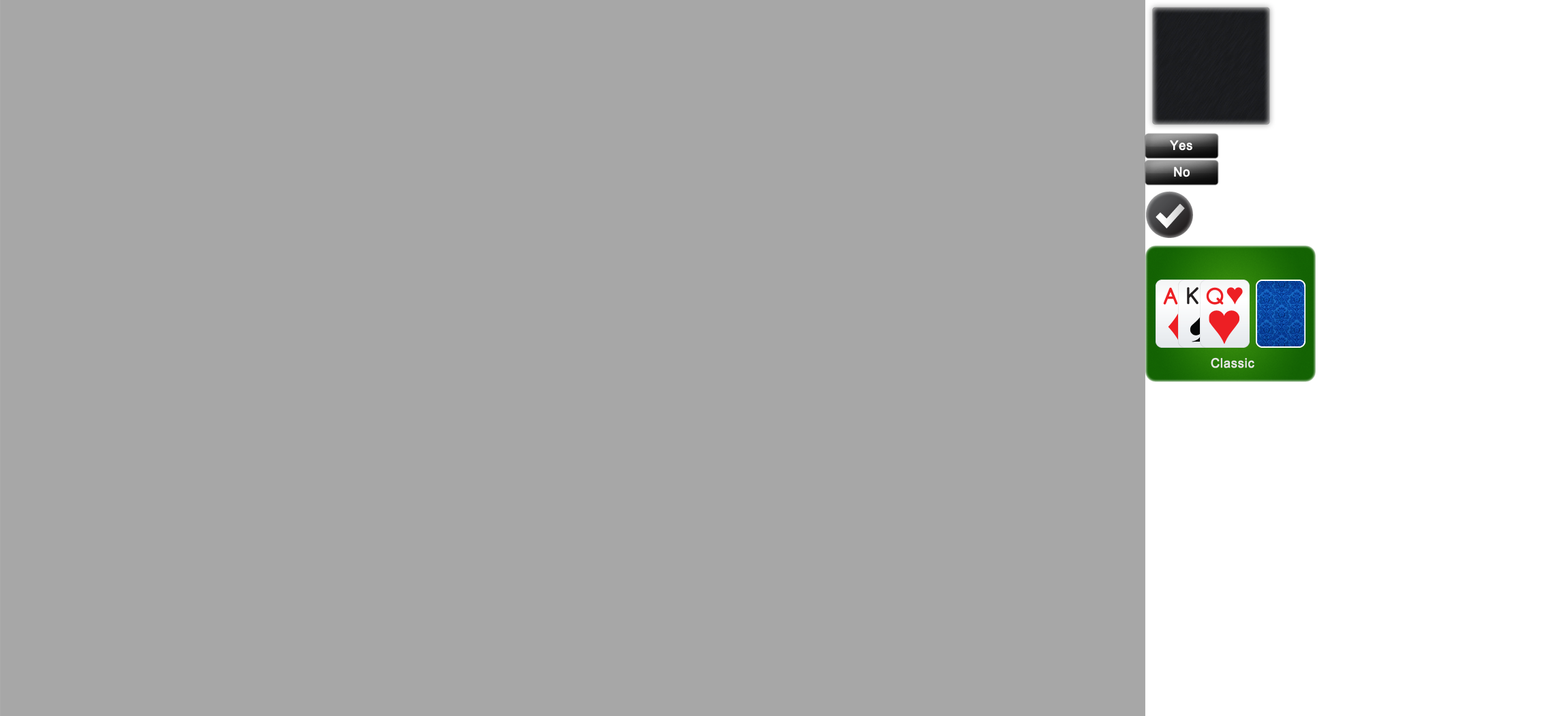
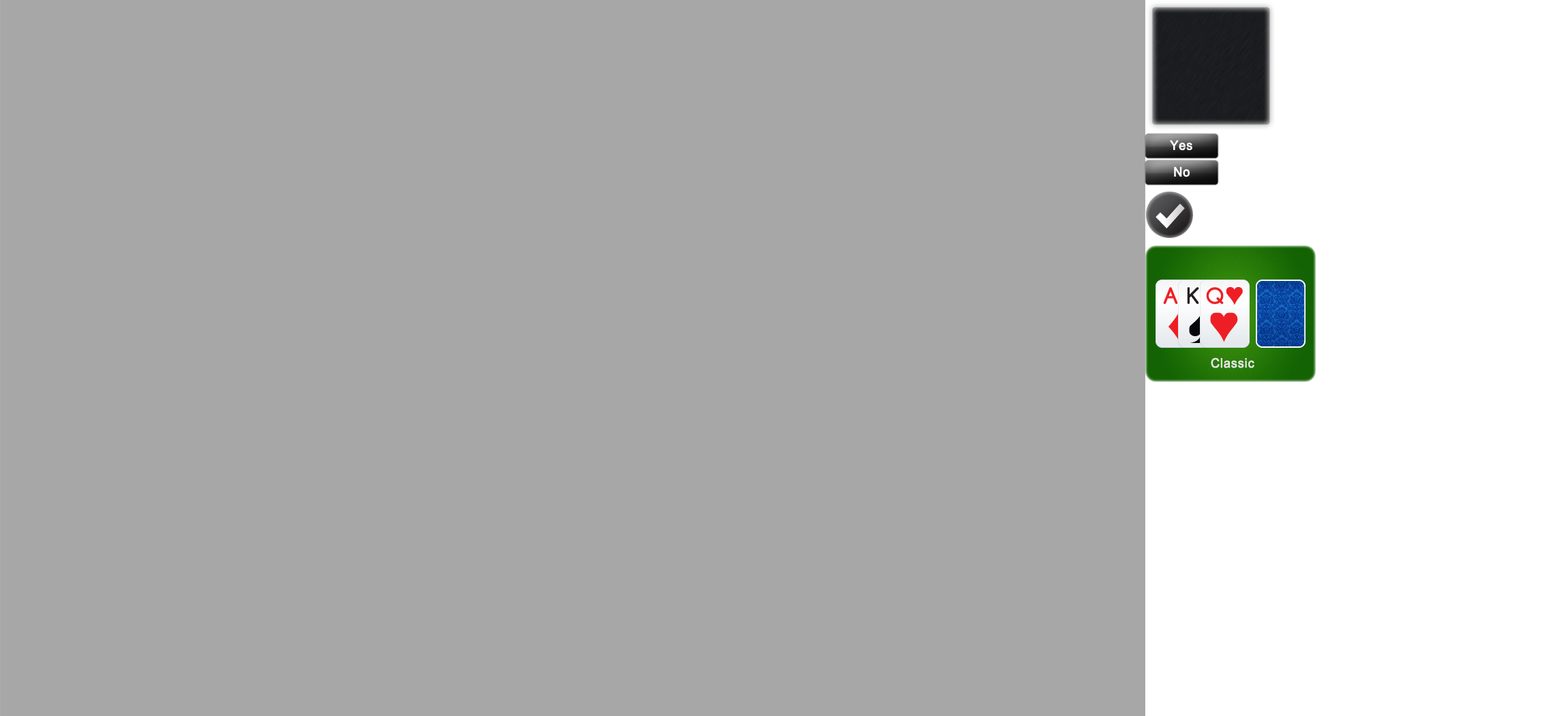
Layer changes from the first 1568x716 image to the second:
painted on "card_DQ" over [1205,287,1243,345]
painted on "card_HK" over [1186,287,1221,343]
painted on "card_SA" over [1163,287,1198,343]
